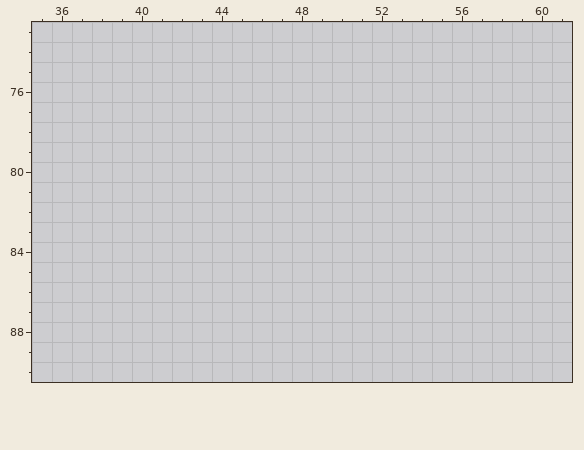
Pixel-art file -- aseprite/tileset-v2-sheet.aseprite. Above, as it was before the edit.
224x224 pixels, 1 frame. Colours within 5 levels of each other are drawn and written as one. Shown: x 35..61, y 73..90. The commit also changed other parts of the picture, which this record leaves out.
Palette (. is transparent): 
The result:
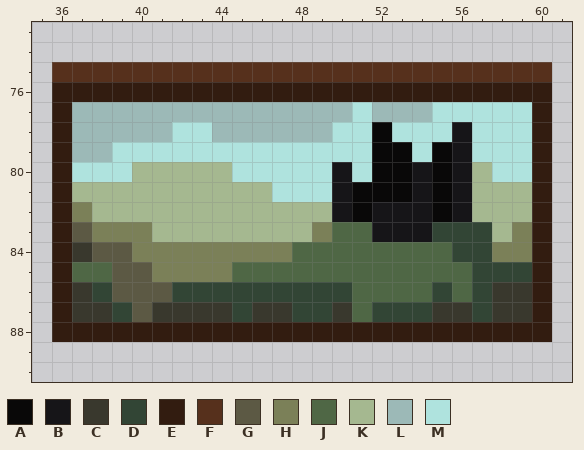
Colours new in this view: A #090808  B #161518  C #39382d  D #324535  E #321c10  F #56301c  G #5c5944  H #7b8058  J #4f6745  K #a5b890  L #9cb9b7  M #afe3de
Change:
layer "deco" added
Layer "deco":
The edit adds colour A in row 78 at x 52; in rows 79 to 80 at x 52 to 53 and 55; in row 81 at x 51 to 53 and 55; in row 82 at x 51 and 55.
The edit adds colour B in rows 78 to 79 at x 56; in rows 80 to 81 at x 50, 54 and 56; in row 82 at x 50, 52 to 54 and 56; in row 83 at x 52 to 54.
The edit adds colour C in row 84 at x 37; in row 86 at x 37 and 58 to 59; in row 87 at x 37 to 38, 41 to 44, 46 to 47, 50, 55 to 56 and 58 to 59.
The edit adds colour D in row 83 at x 55 to 57; in row 84 at x 56 to 57; in row 85 at x 57 to 59; in row 86 at x 38, 42 to 50, 55 and 57; in row 87 at x 39, 45, 48 to 49, 52 to 54 and 57.
The edit adds colour E in row 76 at x 36 to 60; in rows 77 to 87 at x 36 and 60; in row 88 at x 36 to 60.
The edit adds colour F in row 75 at x 36 to 60.
The edit adds colour G in row 83 at x 37; in row 84 at x 38 to 39; in row 85 at x 39 to 40; in row 86 at x 39 to 41; in row 87 at x 40.
The edit adds colour H in row 82 at x 37; in row 83 at x 38 to 40, 49 and 59; in row 84 at x 40 to 47 and 58 to 59; in row 85 at x 41 to 44.
The edit adds colour J in row 83 at x 50 to 51; in row 84 at x 48 to 55; in row 85 at x 37 to 38 and 45 to 56; in row 86 at x 51 to 54 and 56; in row 87 at x 51.
The edit adds colour K in row 80 at x 40 to 44 and 57; in row 81 at x 37 to 46 and 57 to 59; in row 82 at x 38 to 49 and 57 to 59; in row 83 at x 41 to 48 and 58.
The edit adds colour L in row 77 at x 37 to 50 and 52 to 54; in row 78 at x 37 to 41 and 44 to 49; in row 79 at x 37 to 38.
The edit adds colour M in row 77 at x 51 and 55 to 59; in row 78 at x 42 to 43, 50 to 51, 53 to 55 and 57 to 59; in row 79 at x 39 to 51, 54 and 57 to 59; in row 80 at x 37 to 39, 45 to 49, 51 and 58 to 59; in row 81 at x 47 to 49.
Where, in picture pixels (left, top, right, bottom), the same in both pictures:
added: (52, 62, 552, 342)
